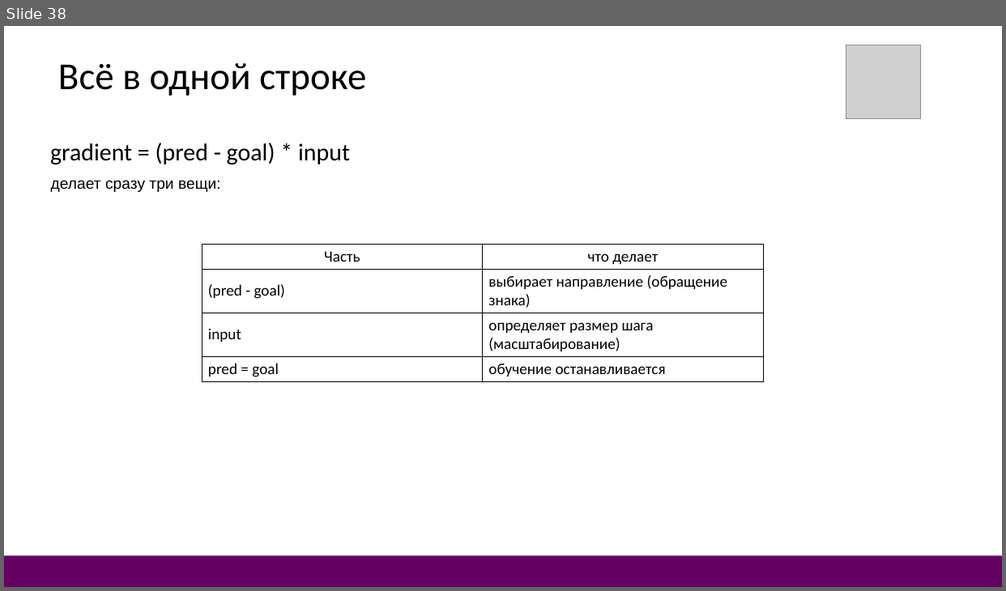
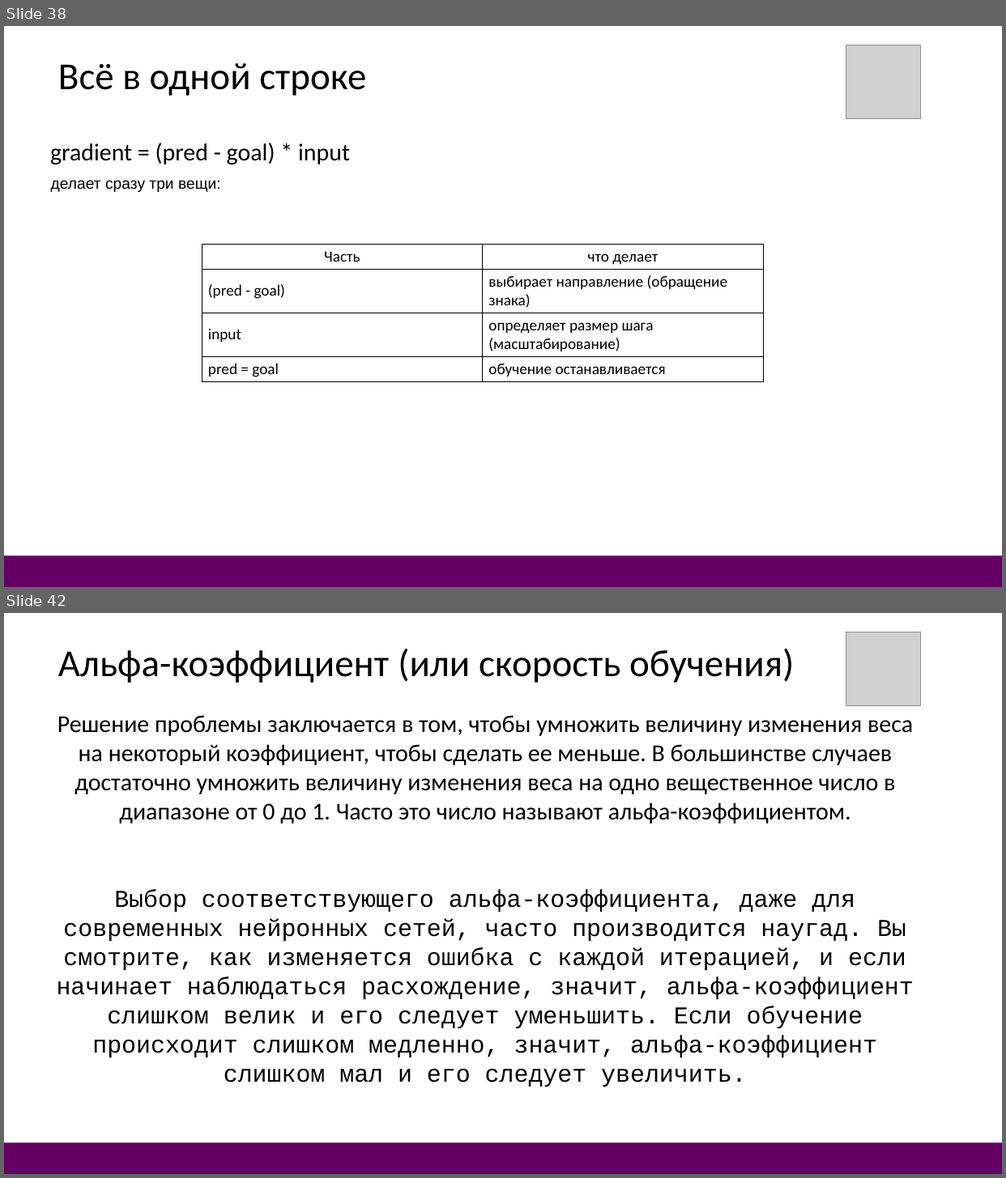
Before and after one commit to DonRobot-all/ML, a slide deck: 1. ML first 28.pptx. Shown one above the other, each under a label of ours: slide 38 before the commit, slides 38 and 42 after it; the slides between them are not shown. The pictures are 1006x591 and 1006x1178 pixels, drawn with LibreOffice and Linux fonts; fonts in the diff are those of the drawing; grey boxes stand for pictures. Boxes give left, top, right and bottom in pixels: in the first picture for what was removed or moved away, otherwise in the second. Text is boxed around its words. In the diff, an @@ line names an element or a change of style, - is before the commit and + after.

```diff
--- a/1. ML first 28.pptx
+++ b/1. ML first 28.pptx
@@ slide 42 added at bbox=[4, 613, 1002, 1174], background #FFFFFF @@
@@ picture added at bbox=[846, 632, 921, 705] @@
@@ text added at bbox=[58, 648, 794, 683], 44 pt, text #000000 @@
+Альфа-коэффициент (или скорость обучения)
@@ text added at bbox=[57, 715, 914, 1088], 28 pt, text #000000 @@
+Решение проблемы заключается в том, чтобы умножить величину изменения веса на некоторый коэффициент, чтобы сделать ее меньше. В большинстве случаев достаточно умножить величину изменения веса на одно вещественное число в диапазоне от 0 до 1. Часто это число называют альфа-коэффициентом.
+Выбор соответствующего альфа-коэффициента, даже для современных нейронных сетей, часто производится наугад. Вы смотрите, как изменяется ошибка с каждой итерацией, и если начинает наблюдаться расхождение, значит, альфа-коэффициент слишком велик и его следует уменьшить. Если обучение происходит слишком медленно, значит, альфа-коэффициент слишком мал и его следует увеличить.
@@ rectangle added at bbox=[4, 1143, 1002, 1174], fill #640064 @@
```
Also in this commit, not shown: 5 other slides added, 4 other files.
